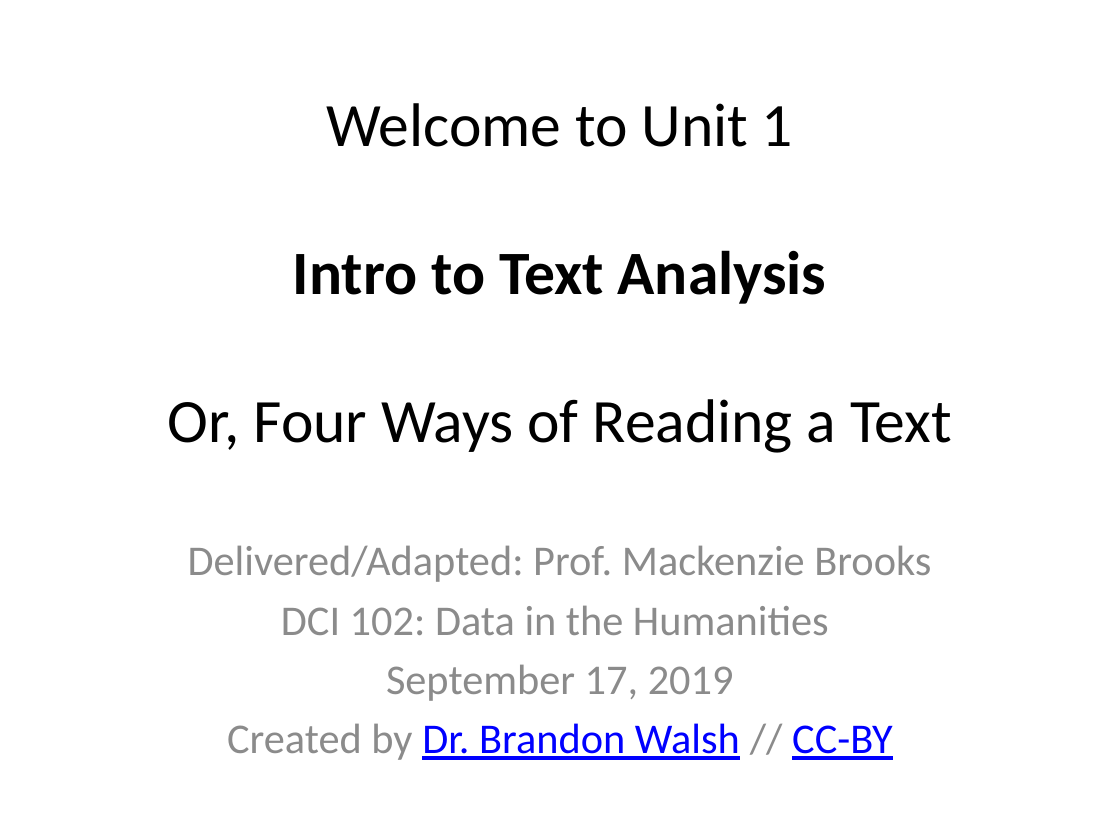
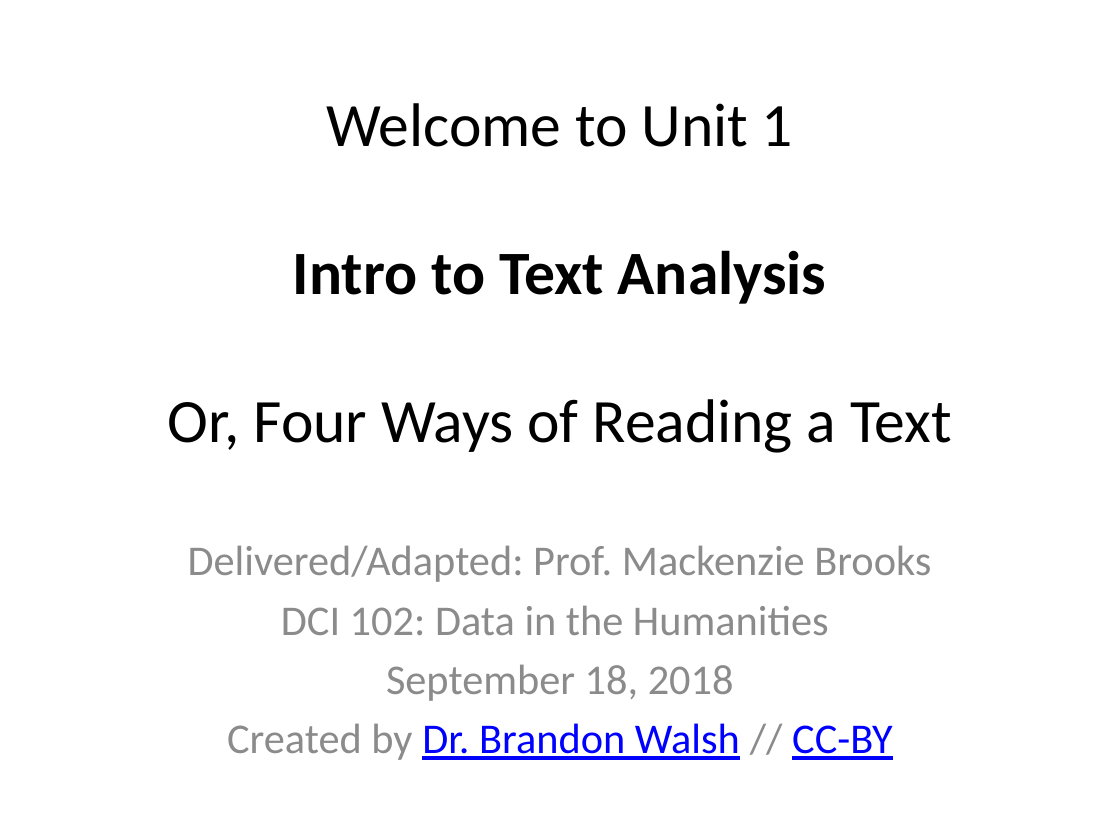
Before and after one commit to mackenziekbrooks/dci102-f19-humanities-data, a slide deck: slide 1 of site/wtr/Ways to Read a Text.pptx. Drawn at 1120x840 pixels with LibreOffice and Linux fonts; fonts in the diff are those of the drawing. Boxes give left, top, right and bottom in pixels: in the first picture for what was removed or moved away, otherwise in the second. Text is boxed around its words. In the diff, an @@ line names an element or a change of style, - is before the commit and + after.

```diff
--- a/site/wtr/Ways to Read a Text.pptx
+++ b/site/wtr/Ways to Read a Text.pptx
@@ subtitle at <box>386,664,734,701</box>: text changed @@
-September 17, 2019
+September 18, 2018
```
Also in this commit, not shown: 2 other slides changed, 13 other files.
